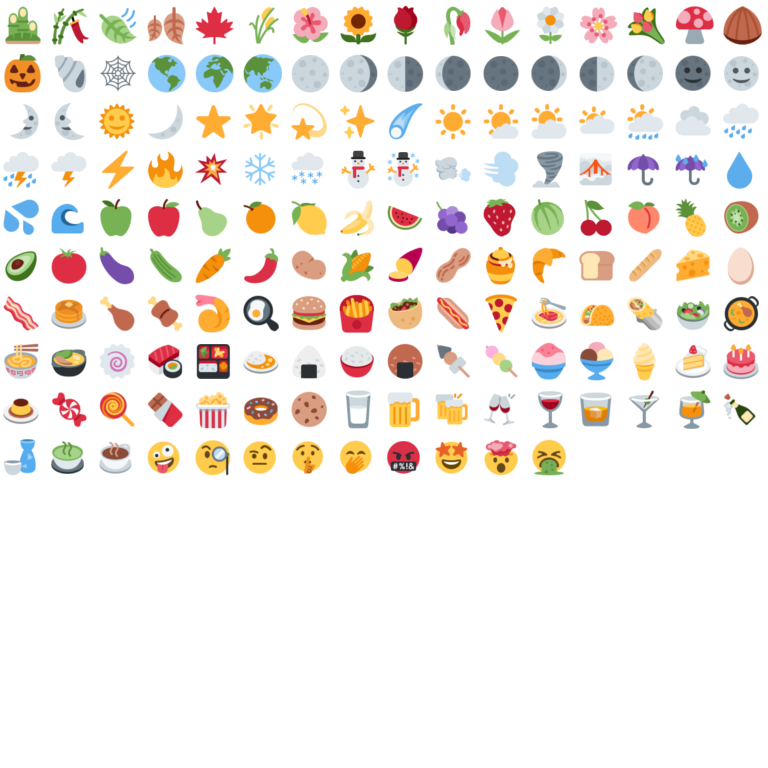
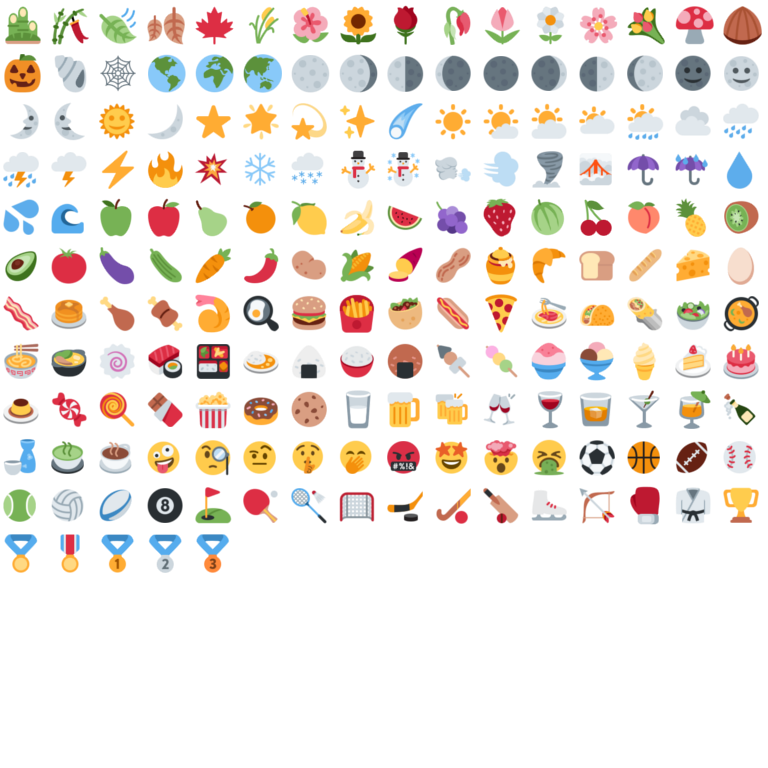
Revision of a layered 768 × 768 image; what changed, layer by layer:
added layer ":3rd_place_medal:" above ":2nd_place_medal:" over [196, 534, 230, 573]
added layer ":2nd_place_medal:" above ":1st_place_medal:" over [148, 534, 182, 573]
added layer ":1st_place_medal:" above ":medal_military:" over [101, 534, 134, 573]
added layer ":medal_sports:" above ":trophy:" over [4, 534, 38, 573]
added layer ":trophy:" above ":martial_arts_uniform:" over [723, 487, 759, 523]
added layer ":martial_arts_uniform:" above ":boxing_glove:" over [675, 487, 711, 524]
added layer ":boxing_glove:" above ":bow_and_arrow:" over [630, 486, 660, 525]
added layer ":bow_and_arrow:" above ":ice_skate:" over [579, 488, 615, 524]
added layer ":ice_skate:" above ":cricket:" over [531, 490, 567, 521]
added layer ":cricket:" above ":field_hockey:" over [483, 487, 519, 524]
added layer ":field_hockey:" above ":ice_hockey:" over [436, 488, 471, 524]
added layer ":ice_hockey:" above ":goal_net:" over [387, 490, 423, 522]
added layer ":goal_net:" above ":badminton:" over [339, 491, 375, 522]
added layer ":badminton:" above ":ping_pong:" over [291, 488, 327, 524]
added layer ":ping_pong:" above ":golf:" over [243, 488, 278, 523]
added layer ":golf:" above ":8ball:" over [195, 487, 232, 524]
added layer ":8ball:" above ":rugby_football:" over [147, 488, 183, 523]
added layer ":rugby_football:" above ":volleyball:" over [99, 489, 132, 522]
added layer ":volleyball:" above ":tennis:" over [51, 489, 84, 522]
added layer ":tennis:" above ":baseball:" over [3, 489, 36, 522]
added layer ":baseball:" above ":football:" over [723, 441, 756, 474]
added layer ":football:" above ":basketball:" over [675, 441, 708, 474]
added layer ":basketball:" above ":soccer:" over [627, 441, 660, 474]
added layer ":soccer:" above ":face_vomiting:" over [579, 440, 615, 476]
…and 1 more changes (1 added)
